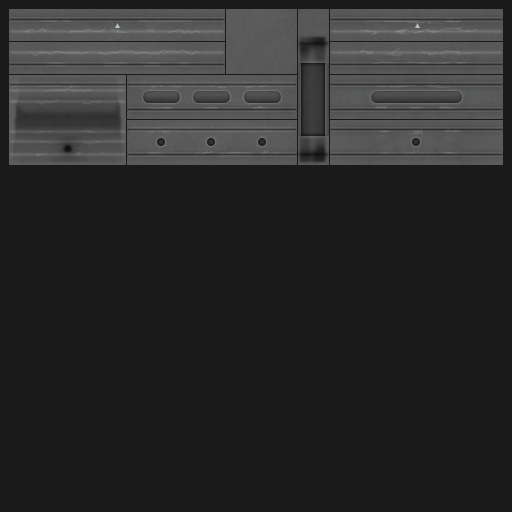
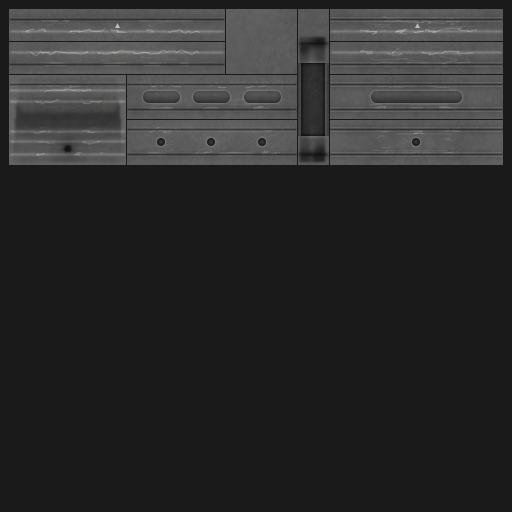
Comparing the layer stacks of the two w=512, h=512 images. Changes:
"nody high 2": blend normal → overlay, painted on it, unmasked it over [360, 27, 477, 56]
"body high 1" (1st of 2, in "decoupler_s1_1"): blend normal → overlay, painted on it, unmasked it over [328, 28, 503, 56]
"body" (1st of 4, in "decoupler_s1_1"): blend pass through → overlay over [331, 17, 502, 157]
painted on "body higher" (1st of 2, in "decoupler_s1_1" › "body"), unmasked it over [365, 18, 467, 155]
painted on "body high" (1st of 2, in "decoupler_s1_1" › "body"), unmasked it over [331, 17, 502, 157]
painted on "body grime 2" (1st of 2, in "decoupler_s1_1"), unmasked it over [369, 16, 474, 154]
"body high 2": blend normal → overlay, painted on it, unmasked it over [25, 28, 200, 156]
"body high 1" (2nd of 2, in "decoupler_s1p5_1"): blend normal → overlay, painted on it, unmasked it over [9, 28, 299, 158]
"body" (3rd of 4, in "decoupler_s1p5_1"): blend pass through → overlay over [9, 17, 297, 157]
painted on "body higher" (2nd of 2, in "decoupler_s1p5_1" › "body"), unmasked it over [39, 18, 280, 157]
"body grime 2" (2nd of 2, in "decoupler_s1p5_1"): blend normal → overlay, painted on it, unmasked it over [35, 19, 282, 156]
removed layer "wear" (2nd of 2, in "decoupler_s1p5_1") (was 20%) from group "decoupler_s1p5_1" over [9, 9, 329, 165]
"wear": opacity 20% → 7%, moved it out of group "decoupler_s1_1", painted on it over [9, 9, 503, 165]
painted on "b" over [9, 9, 503, 165]
